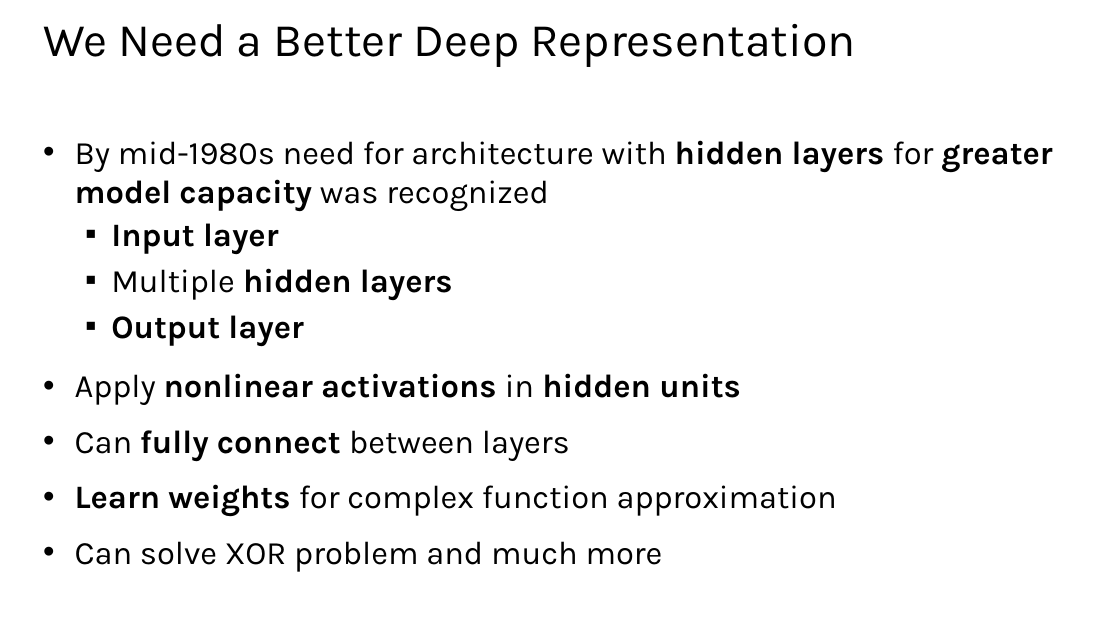
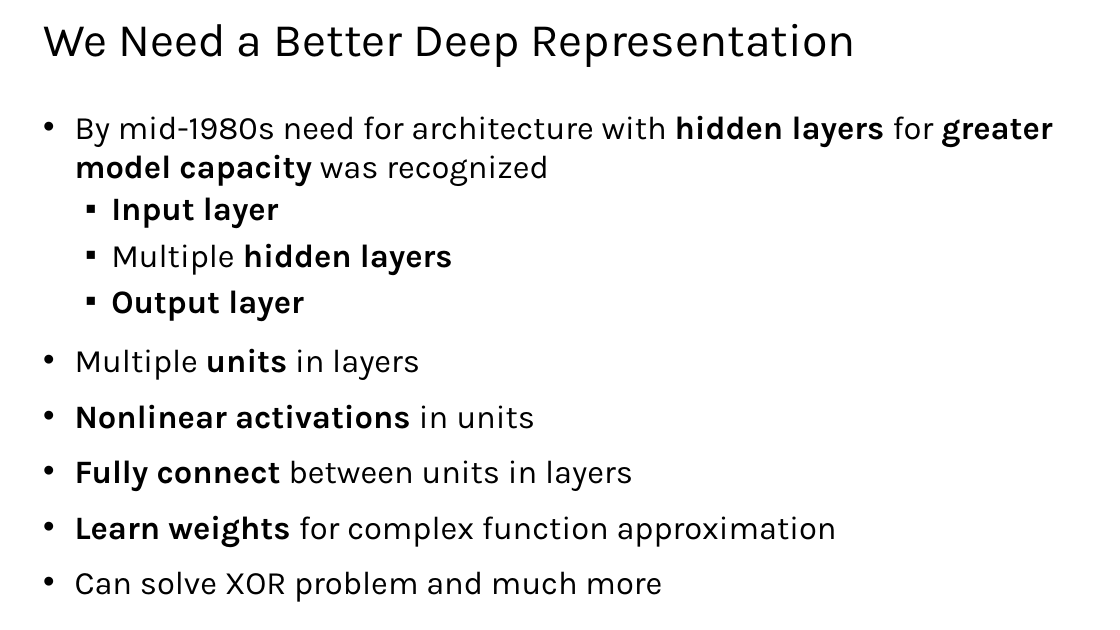
Before and after one commit to StephenElston/CSCI-E25, a slide deck: slide 10 of Slides/5_BuildingBlocksOfDeepLearning.pptx. Drawn at 1120x630 pixels with LibreOffice and Linux fonts; fonts in the diff are those of the drawing. Boxes give left, top, right and bottom in pixels: in the first picture for what was removed or moved away, otherwise in the second. Text is boxed around its words. In the diff, an @@ line names an element or a change of style, - is before the commit and + after.

Commit message:
Updates and edits to slides

```diff
--- a/Slides/5_BuildingBlocksOfDeepLearning.pptx
+++ b/Slides/5_BuildingBlocksOfDeepLearning.pptx
@@ text "By mid-1980s need for architecture ..." moved from (x1=75, y1=140, x2=1053, y2=572) to (x1=75, y1=115, x2=1053, y2=602) @@
@@ text at (x1=75, y1=348, x2=633, y2=491): text changed; bold off @@
-• Apply nonlinear activations in hidden units
-• Can fully connect between layers
+• Multiple units in layers
+• Nonlinear activations in units
+• Fully connect between units in layers
```
Also in this commit, not shown: 2 other slides changed.
